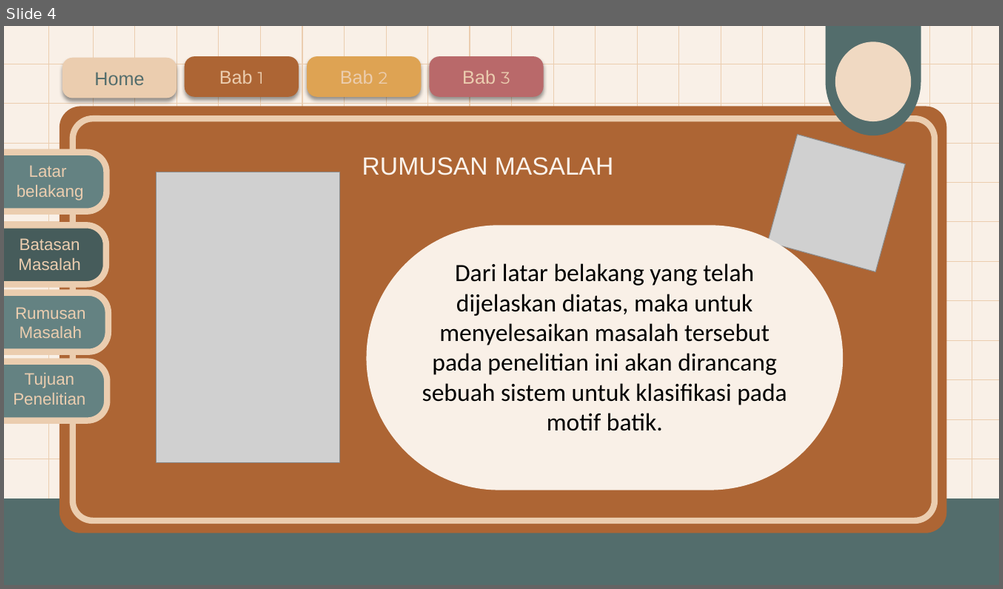
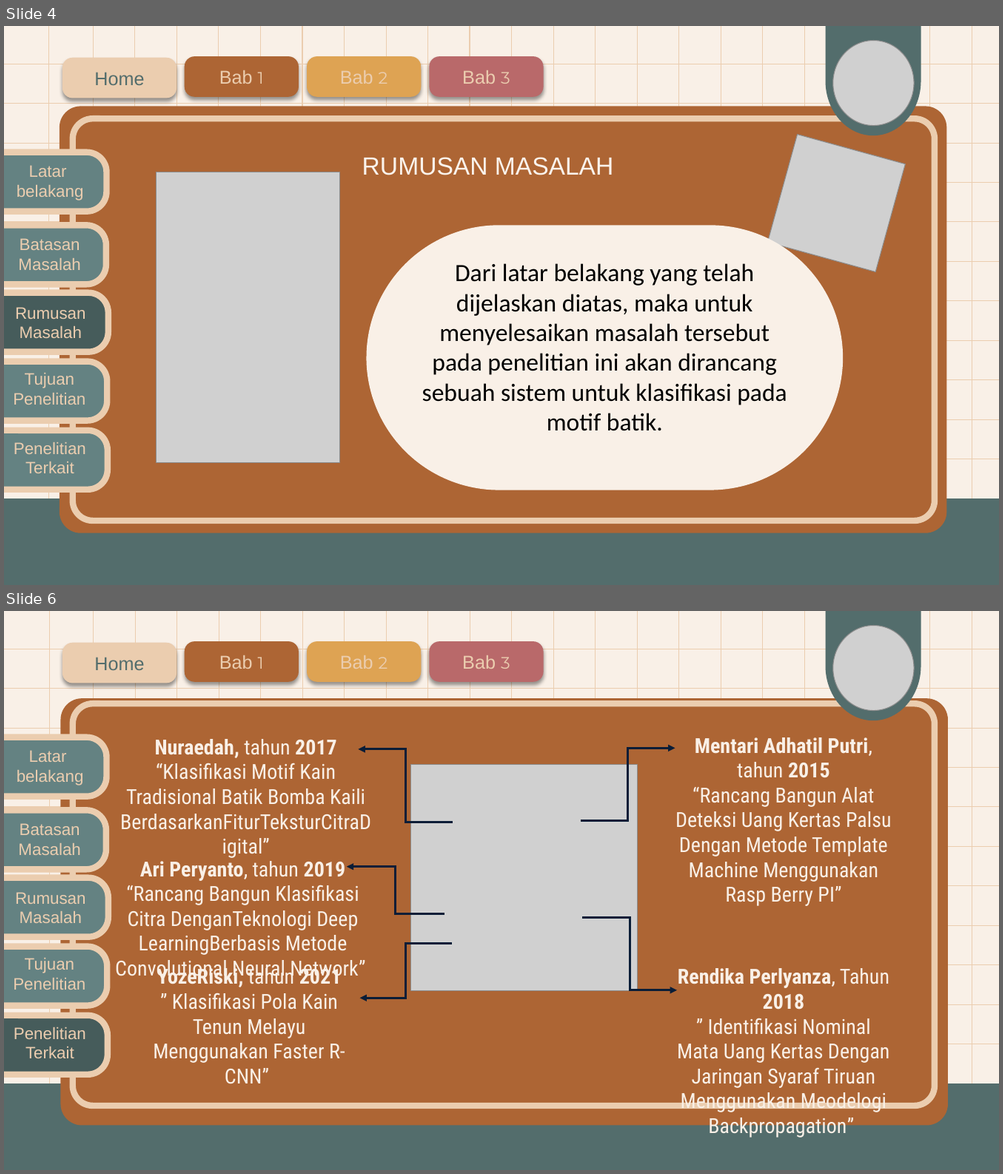
Before and after one commit to AslamMardin/ppt, a slide deck: PROPOSAL/NARMIATI/NARMIATI - SEMPRO.pptx. Shown one above the other, each under a label of ours: slide 4 before the commit, slides 4 and 6 after it; the slides between them are not shown. The pictures are 1003x589 and 1003x1174 pixels, drawn with LibreOffice and Linux fonts; fonts in the diff are those of the drawing; grey boxes stand for pictures. Boxes give left, top, right and bottom in pixels: in the first picture for what was removed or moved away, otherwise in the second. Text is boxed around its words. In the diff, an @@ line names an element or a change of style, - is before the commit and + after.

Commit message:
revisi narmiati penelitan terkait

```diff
--- a/PROPOSAL/NARMIATI/NARMIATI - SEMPRO.pptx
+++ b/PROPOSAL/NARMIATI/NARMIATI - SEMPRO.pptx
@@ slide 6 added at bbox=[4, 611, 999, 1170], background #F9F0E7 @@
@@ flow chart delay added at bbox=[825, 611, 921, 721], fill #536D6C @@
@@ picture added at bbox=[833, 625, 913, 710] @@
@@ ellipse added at bbox=[835, 627, 911, 706], fill #F0D9C2 @@
@@ rounded rectangle added at bbox=[62, 642, 176, 683], fill #EBCDAF, 18 pt, text #536D6C @@
+Home
@@ rounded rectangle added at bbox=[185, 641, 299, 682], fill #AD6534, 18 pt, text #EBCDAF @@
+Bab 1
@@ rounded rectangle added at bbox=[307, 641, 421, 682], fill #DEA353, 18 pt, text #EBCDAF @@
+Bab 2
@@ rounded rectangle added at bbox=[430, 641, 543, 682], fill #B9696A, 18 pt, text #EBCDAF @@
+Bab 3
@@ rounded rectangle added at bbox=[61, 698, 948, 1126], fill #AD6534 @@
@@ rounded rectangle added at bbox=[73, 703, 934, 1105], outline #EBCDAF 6 pt @@
@@ rounded rectangle added at bbox=[4, 737, 107, 796], fill #648282, outline #EBCDAF 6 pt @@
@@ text added at bbox=[126, 739, 365, 805], 20 pt, text #F9F0E7 @@
+Nuraedah, tahun 2017
+“Klasifikasi Motif Kain Tradisional Batik Bomba Kaili BerdasarkanFiturTeksturCitraDigital”
@@ text added at bbox=[675, 738, 891, 906], 20 pt, text #F9F0E7 @@
+Mentari Adhatil Putri, tahun 2015
+“Rancang Bangun Alat Deteksi Uang Kertas Palsu Dengan Metode Template Machine Menggunakan Rasp Berry PI”
@@ text added at bbox=[17, 750, 84, 786], 16 pt, text #EBCDAF @@
+Latar
+belakang
@@ elbow arrow added from (452, 822) to (358, 749), #0A1D37 2.25 pt @@
@@ picture added at bbox=[410, 765, 637, 991] @@
@@ elbow arrow added from (580, 821) to (674, 749), #0A1D37 2.25 pt @@
@@ rounded rectangle added at bbox=[4, 810, 106, 869], fill #648282, outline #EBCDAF 6 pt @@
@@ text added at bbox=[18, 823, 80, 855], 16 pt, text #EBCDAF @@
+Batasan Masalah
@@ text added at bbox=[115, 857, 365, 981], 20 pt, text #F9F0E7 @@
+Ari Peryanto, tahun 2019
+“Rancang Bangun Klasifikasi Citra DenganTeknologi Deep LearningBerbasis Metode Convolutional Neural Network”
@@ elbow arrow added from (444, 914) to (347, 867), #0A1D37 2.25 pt @@
@@ rounded rectangle added at bbox=[4, 878, 108, 937], fill #648282, outline #EBCDAF 6 pt @@
@@ text added at bbox=[15, 892, 86, 923], 16 pt, text #EBCDAF @@
+Rumusan Masalah
@@ elbow arrow added from (582, 917) to (677, 991), #0A1D37 2.25 pt @@
@@ rounded rectangle added at bbox=[4, 947, 108, 1005], fill #648282, outline #EBCDAF 6 pt @@
@@ text added at bbox=[13, 958, 85, 990], 16 pt, text #EBCDAF @@
+Tujuan Penelitian
@@ text added at bbox=[153, 965, 345, 1063], 20 pt, text #F9F0E7 @@
+YozeRiski, tahun 2021
+” Klasifikasi Pola Kain Tenun Melayu Menggunakan Faster R-CNN”
@@ elbow arrow added from (452, 944) to (360, 998), #0A1D37 2.25 pt @@
@@ text added at bbox=[677, 968, 890, 1139], 20 pt, text #F9F0E7 @@
+Rendika Perlyanza, Tahun 2018
+” Identifikasi Nominal Mata Uang Kertas Dengan Jaringan Syaraf Tiruan Menggunakan Meodelogi Backpropagation”
@@ rounded rectangle added at bbox=[4, 1015, 108, 1074], fill #465C5B, outline #EBCDAF 6 pt @@
@@ text added at bbox=[14, 1028, 86, 1059], 16 pt, text #EBCDAF @@
+Penelitian Terkait
@@ rectangle added at bbox=[4, 1084, 999, 1170], fill #536D6C @@
@@ group added at bbox=[4, 611, 999, 1170]: 37 lines @@
@@ slide 4 changed as well @@
@@ picture added at bbox=[833, 40, 913, 125] @@
@@ rounded rectangle at bbox=[4, 225, 106, 284]: fill #465C5B to #648282 @@
@@ rounded rectangle at bbox=[4, 293, 108, 352]: fill #648282 to #465C5B @@
@@ rounded rectangle added at bbox=[4, 430, 108, 489], fill #648282, outline #EBCDAF 6 pt @@
@@ text added at bbox=[14, 443, 86, 474], 16 pt, text #EBCDAF @@
+Penelitian Terkait
```
Also in this commit, not shown: 11 other slides changed.
